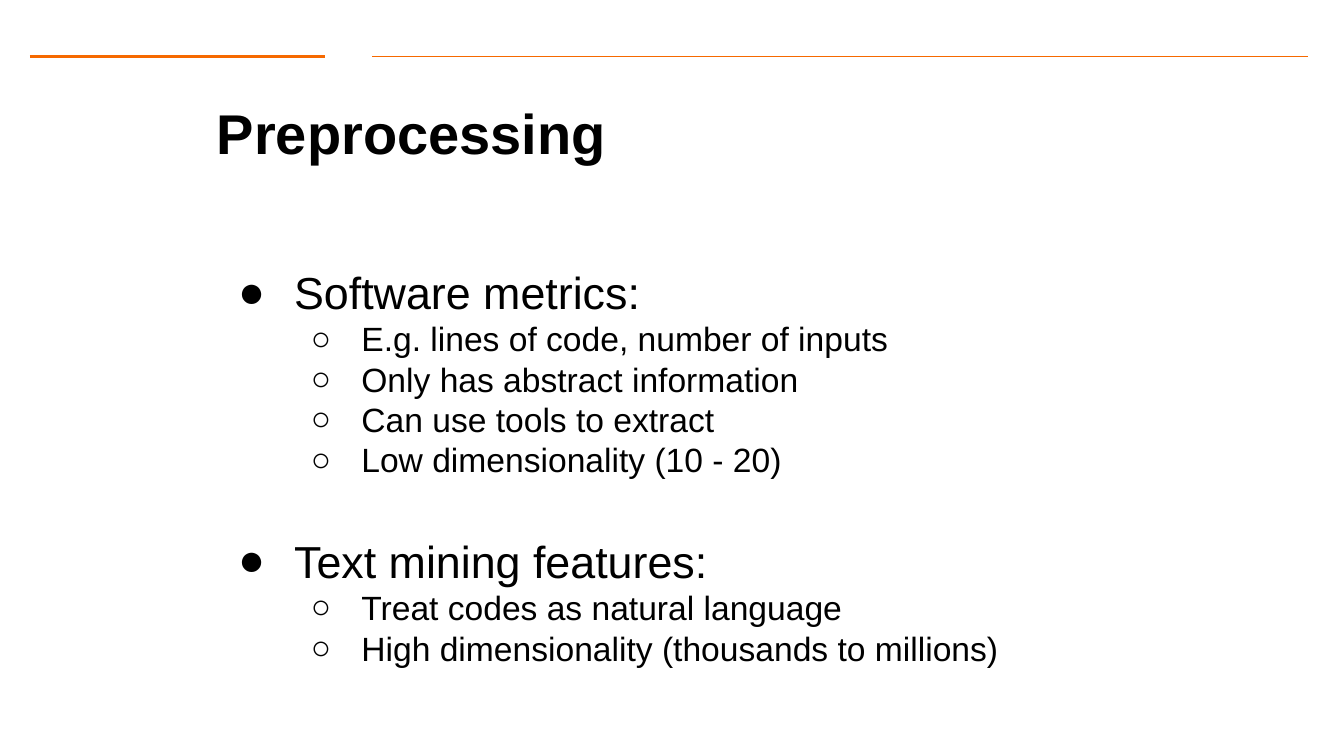
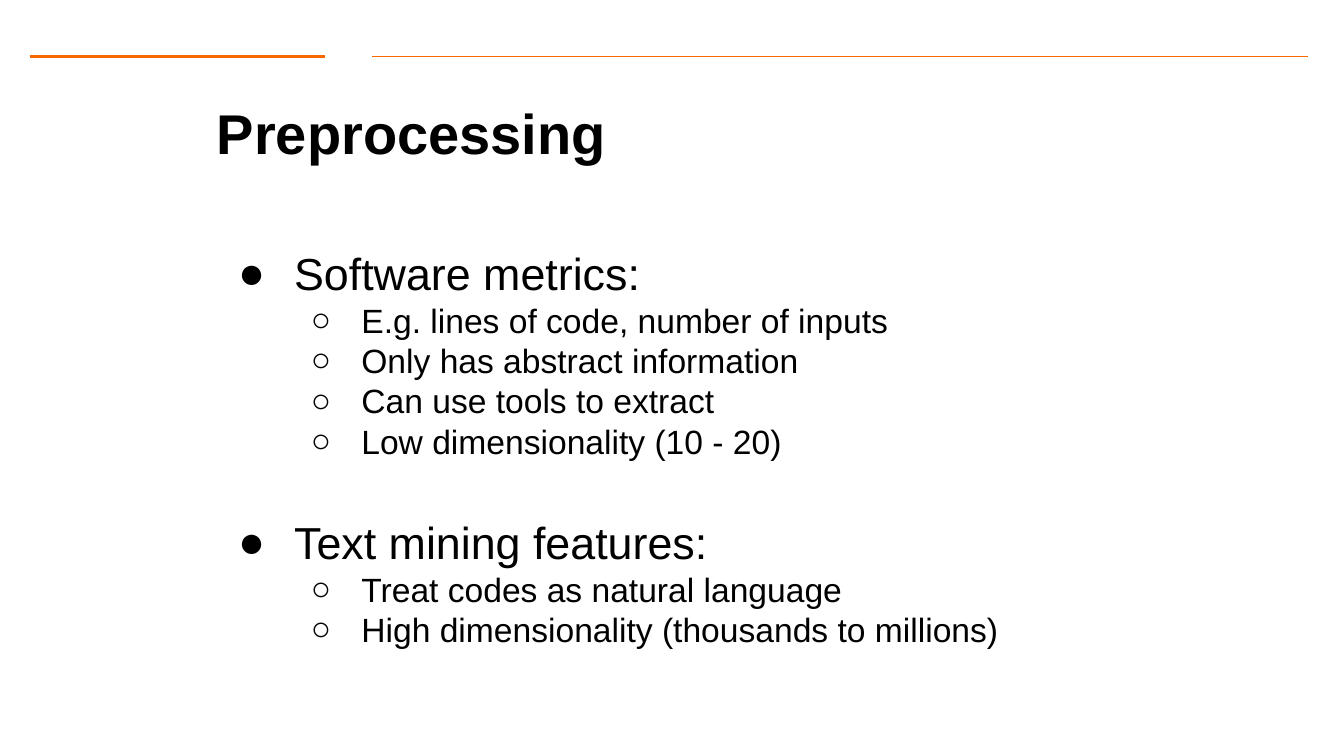
Before and after one commit to Dre1896/RIT-DSCI-633-FDS, a slide deck: slide 20 of Syllabus/Lecture02/Lec02_CaseStudy.pptx. Drawn at 1344x756 pixels with LibreOffice and Linux fonts; fonts in the diff are those of the drawing; background and template pictures are left out. Boxes give left, top, right and bottom in pixels: in the first picture for what was removed or moved away, otherwise in the second. Text is boxed around its words. In the diff, an @@ line names an element or a change of style, - is before the commit and + after.

```diff
--- a/Syllabus/Lecture02/Lec02_CaseStudy.pptx
+++ b/Syllabus/Lecture02/Lec02_CaseStudy.pptx
@@ text "Software metrics:": place and size @@
-text "Software metrics:" at [294,276,998,668]
+text "Software metrics:" at [294,257,998,649]
```
Also in this commit, not shown: 5 other slides changed.
